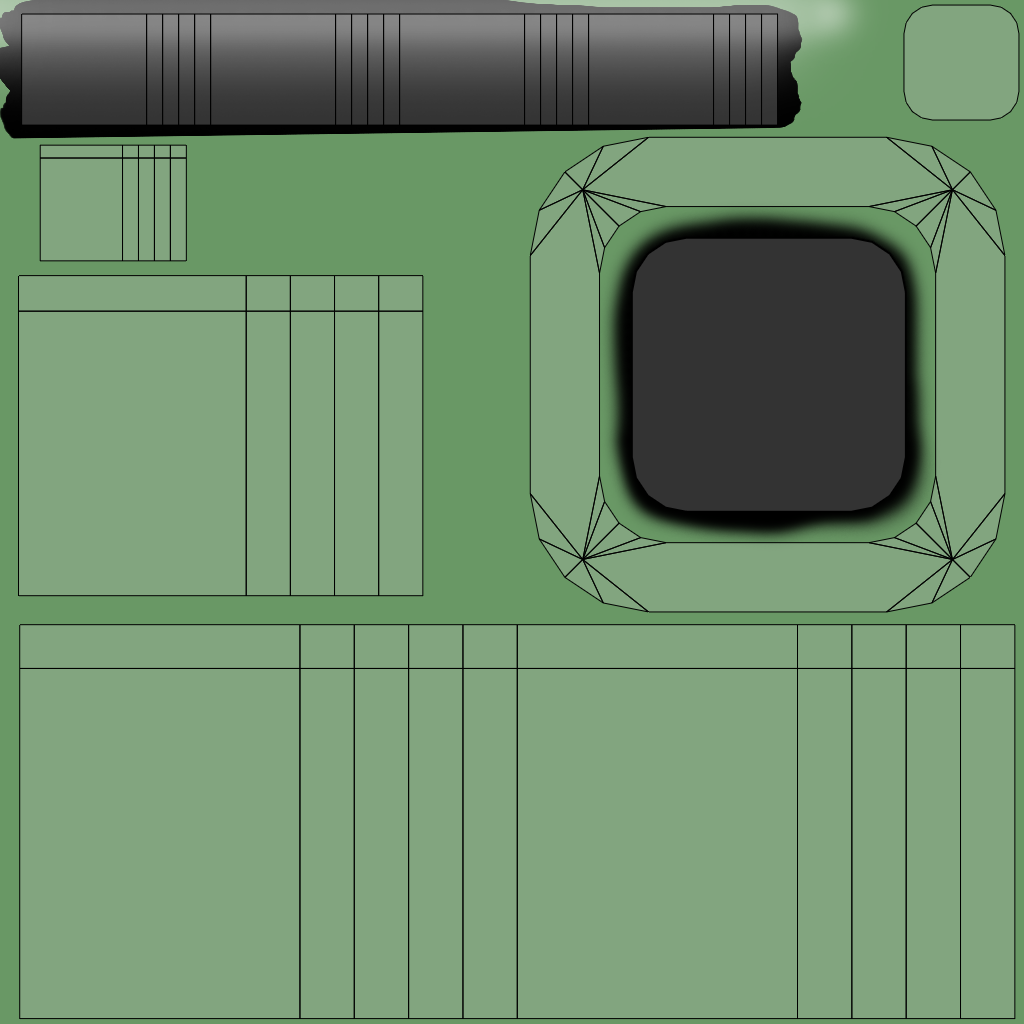
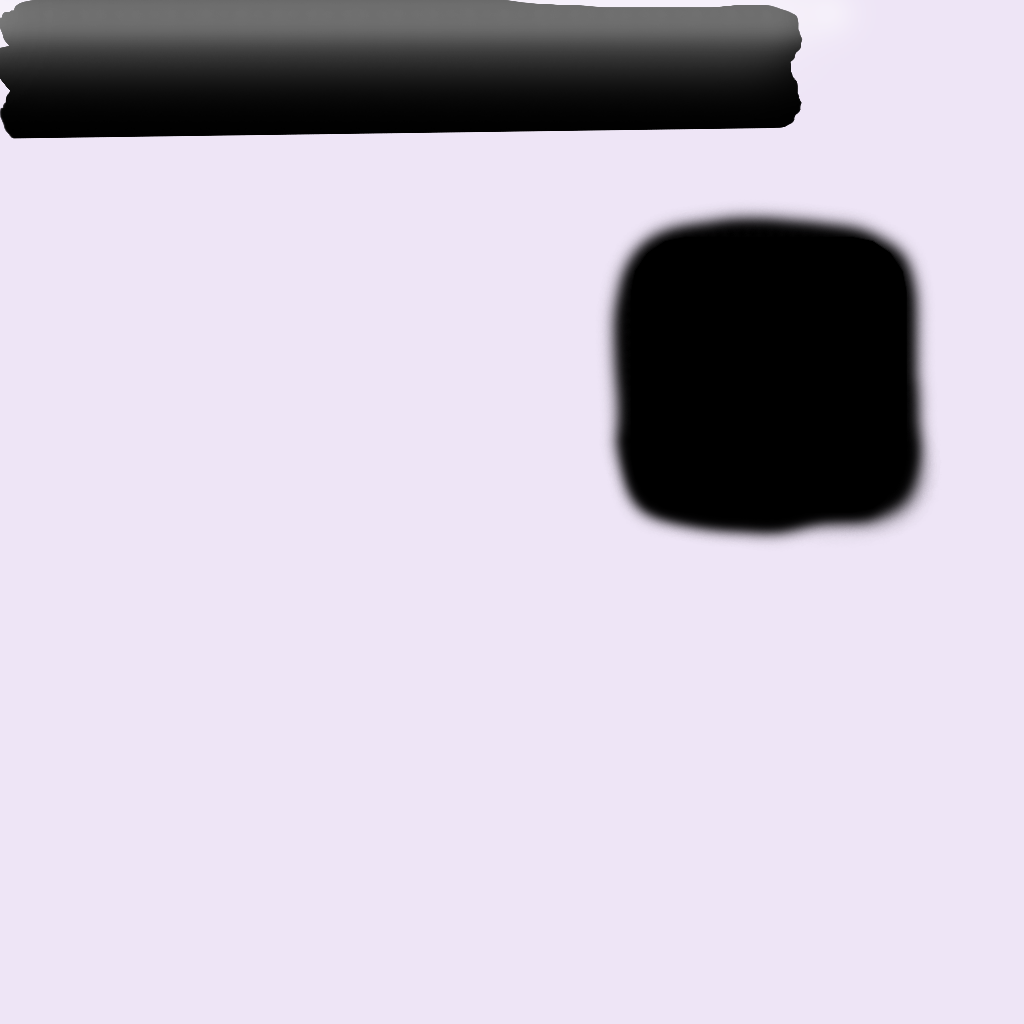
Layers edited between the first and the second w=1024, h=1024 image:
hid "UVMap" over bbox(18, 4, 1020, 1020)
painted on "Color Fill 1" over bbox(0, 0, 1024, 1024)